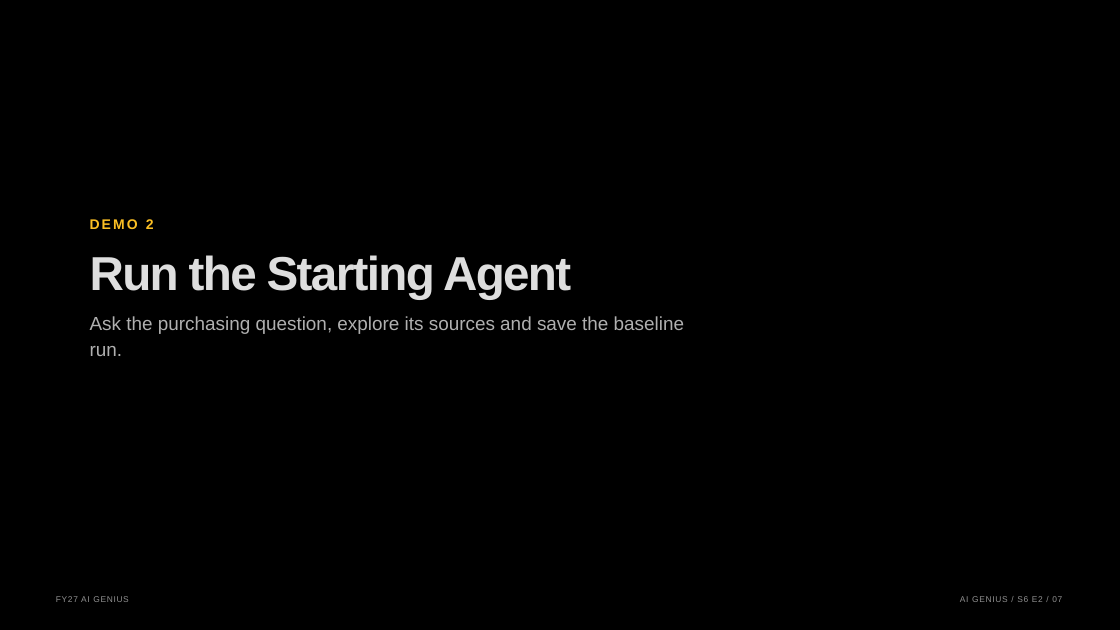
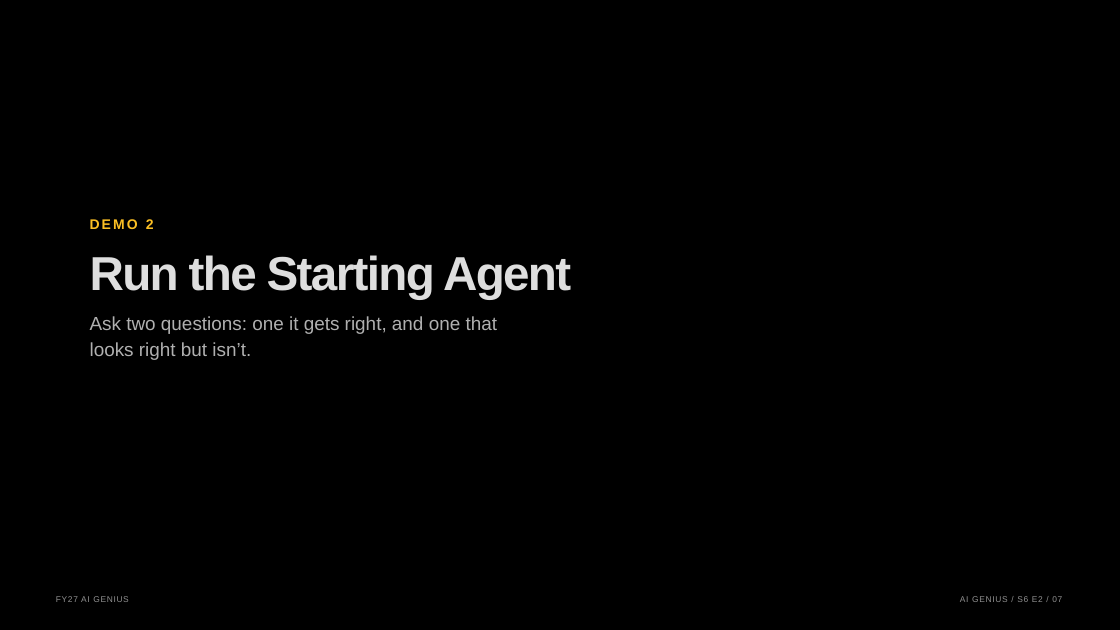
Before and after one commit to graemefoster/FoundryEvalsAndObservability, a slide deck: slide 7 of presentation/presentation.pptx. Drawn at 1120x630 pixels with LibreOffice and Linux fonts; fonts in the diff are those of the drawing; background and template pictures are left out. Boxes give left, top, right and bottom in pixels: in the first picture for what was removed or moved away, otherwise in the second. Text is boxed around its words. In the diff, an @@ line names an element or a change of style, - is before the commit and + after.

```diff
--- a/presentation/presentation.pptx
+++ b/presentation/presentation.pptx
@@ text at bbox=[90, 316, 497, 334]: text changed @@
-Ask the purchasing question, explore its sources and save the baseline
+Ask two questions: one it gets right, and one that
@@ text at bbox=[90, 342, 251, 360]: text changed @@
-run.
+looks right but isn’t.
```
Also in this commit, not shown: 4 other slides changed, 26 other files.
